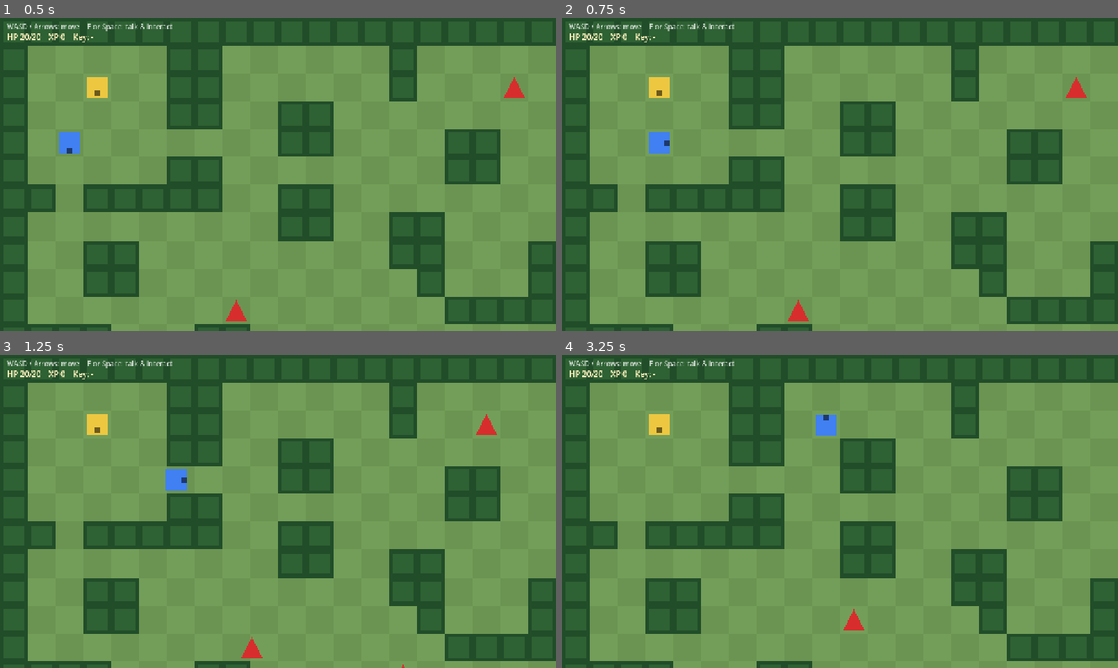
Above: before the commit, frames 1-4 (two rows, left to right).
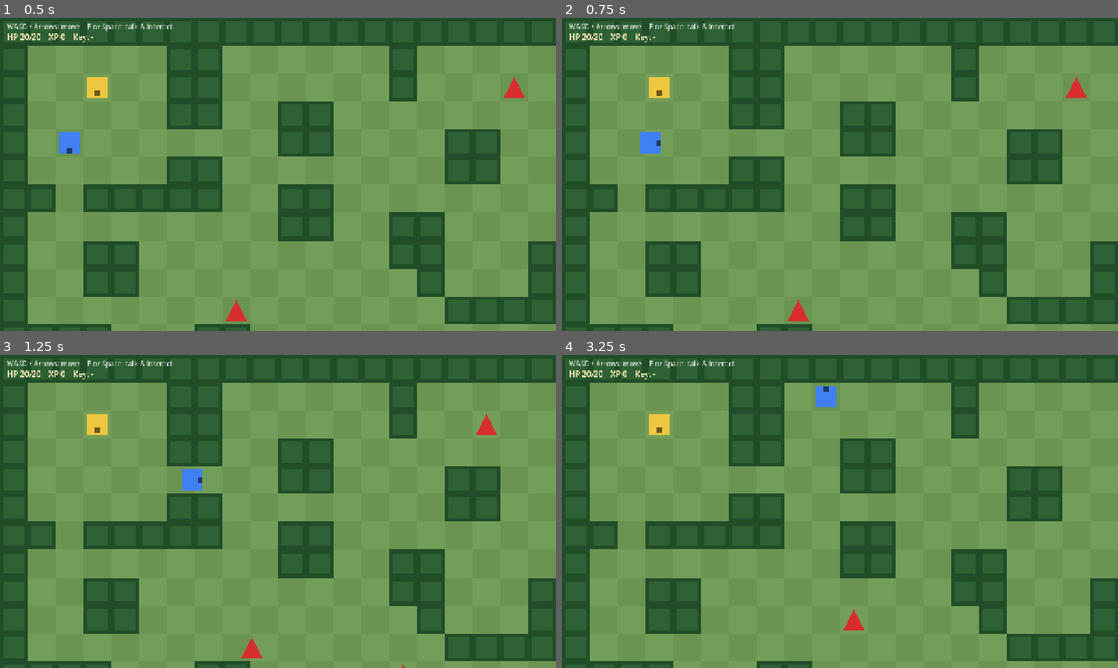
Above: after the commit, the same moments.

Repository: KaydenClark/Dungeon_Friends_Game
Game: Godot game, scene res://scenes/main.tscn
The game is run twice, just before and just after one commit, with the same random seed, the same clock (stepped at 60 frames per second) and the same inputs.
Inputs:
- Up to frame 1 (0.5 s): no input
- Up to frame 2 (0.75 s): tap Enter (confirm) at 0.5 s; hold D (move_right) from 0.53 s (still down); hold Enter (confirm) from 0.53 s (still down)
- Up to frame 3 (1.25 s): keep holding D (move_right); keep holding Enter (confirm)
- Up to frame 4 (3.25 s): release D (move_right) at 1.28 s; release Enter (confirm) at 1.28 s; hold S (move_down) 1.28-2.03 s; tap E (interact) at 1.35, 2.85 s; hold D (move_right) 2.03-2.78 s; hold Enter (confirm) 2.03-2.78 s; hold W (move_up) from 2.78 s (still down)

Frame 1 is identical in both runs. In frame 2, 0.2% of the frame differs, in the area x 14-20%, y 36-44%; in frame 3, 0.4%; in frame 4, 0.5%, in the area x 45-50%, y 10-26%.

Commit message:
T-021: movement feel rework (turn-in-place, seamless hold-walk, last-pressed-wins)
Pure _movement_intent state machine in player.gd: hold matures through the
move tween (no 0.2s dead stop), tap turns in place before stepping, direction
stack rolls between held keys, same-direction presses buffer through a tween.
Tap = exactly one step (B-04) now unit-tested. New test_player_movement suite
(12 tests, 27 checks); unit tests 3/3 PASS, smoke test 5/5 PASS (34/34).

Co-Authored-By: Claude Opus 4.8 <noreply@anthropic.com>

Diff:
--- a/game/scripts/overworld/player.gd
+++ b/game/scripts/overworld/player.gd
@@ -2,16 +2,44 @@
 extends GridActor
 ## Player-controlled grid actor with camera follow. Input comes exclusively
 ## from the Input Map actions (see /BLUEPRINT.md -> Commands).
+##
+## Feel model (T-021, 2026-07-06 - see /BLUEPRINT.md -> Core Logic, feel bar):
+## grid-locked but never *feels* locked, the Zelda/Pokemon standard.
+## - Tap toward a new direction: turn in place (face it, no step).
+## - Hold past TURN_DELAY: take the first step, then walk continuously.
+## - Tap in the faced direction: exactly one step (B-04 stays fixed).
+## - Hold in the faced direction: one step, a short beat, then continuous.
+## - While walking, direction changes are seamless (no turn pause, no gap).
+## - Last-pressed direction wins (pressing right while holding up goes right),
+##   and releasing it falls back to whatever is still held.
+## The step decision lives in _movement_intent(), a pure function of
+## (direction, delta) plus actor state, so the unit suite drives the real path.
 
-## Delayed-auto-shift: after the first step, a held direction must be held this
-## much longer (on top of the move tween) before it starts repeating. Keeps a
-## tap to exactly one cell while still allowing hold-to-walk.
+## Total hold time (from press, *including* the move tween) before auto-walk
+## engages. Anything shorter reads as a tap = exactly one step. The move tween
+## is 0.12s, so the visible stationary beat after a held first step is
+## MOVE_REPEAT_DELAY - 0.12 = ~0.08s - the deliberate tap/hold discriminator.
 const MOVE_REPEAT_DELAY := 0.2
+## Facing a new direction pauses this long before the first step (turn-in-
+## place). Consumed concurrently with the hold, so a turn that becomes a walk
+## has no extra stationary beat after its first step.
+const TURN_DELAY := 0.1
+
+const DIR_ACTIONS := {
+	"move_up": Vector2i.UP,
+	"move_down": Vector2i.DOWN,
+	"move_left": Vector2i.LEFT,
+	"move_right": Vector2i.RIGHT,
+}
 
 var camera: Camera2D
 var _hold_dir := Vector2i.ZERO
 var _hold_time := 0.0
 var _repeating := false
+var _turn_pause := 0.0
+var _buffered_step := false
+## Held directions in press order; the most recent press is authoritative.
+var _pressed_stack: Array[Vector2i] = []
 
 
 func _ready() -> void:
@@ -40,41 +68,85 @@
 				and Time.get_ticks_msec() - SceneManager.last_ui_close_ms >= 250:
 			interact()
 		return
-	if moving:
-		return
+	if _movement_intent(dir, delta):
+		try_step(dir)
+
+
+## The whole tap/turn/hold/walk state machine, kept free of Input and tween
+## calls so tests can drive it deterministically. Returns true when a step
+## should be attempted this frame; mutates hold state (and facing, for
+## turn-in-place) as a side effect.
+func _movement_intent(dir: Vector2i, delta: float) -> bool:
+	if dir == Vector2i.ZERO:
+		_reset_hold()
+		return false
 	if dir != _hold_dir:
-		# Fresh press (or a direction change): always exactly one step.
+		# Fresh press or direction change.
 		_hold_dir = dir
 		_hold_time = 0.0
-		_repeating = false
-		try_step(dir)
-	elif _repeating:
-		# Auto-repeat engaged: step at the move-tween cadence.
-		try_step(dir)
-	else:
-		# Same direction still held but not yet repeating: wait out the delay.
-		_hold_time += delta
-		if _hold_time >= MOVE_REPEAT_DELAY:
-			_repeating = true
-			try_step(dir)
+		_buffered_step = false
+		if _repeating:
+			# Already auto-walking: change direction seamlessly - no turn
+			# pause, no repeat re-arm, next step fires as soon as we can move.
+			_hold_time = MOVE_REPEAT_DELAY
+			_turn_pause = 0.0
+			return not moving
+		if dir != facing:
+			# Turn in place: face the new direction now; the first step only
+			# happens if the press outlives TURN_DELAY.
+			set_facing(dir)
+			_turn_pause = TURN_DELAY
+			return false
+		_turn_pause = 0.0
+		if moving:
+			# Fresh press in the faced direction while a step is finishing:
+			# buffer it so the step lands the moment the tween ends.
+			_buffered_step = true
+			return false
+		return true
+	# Direction unchanged: the hold matures even while the move tween runs, so
+	# hold-to-walk has no stationary re-arm gap between steps.
+	_hold_time += delta
+	if moving:
+		return false
+	if _turn_pause > 0.0:
+		_turn_pause -= delta
+		if _turn_pause > 0.0:
+			return false
+		return true
+	if _buffered_step:
+		_buffered_step = false
+		return true
+	if _repeating:
+		return true
+	if _hold_time >= MOVE_REPEAT_DELAY:
+		_repeating = true
+		return true
+	return false
 
 
+## Last-pressed-wins direction read. Newly held actions append to the stack;
+## released ones drop out, so rolling from one key to another (or releasing
+## back to an earlier held key) always moves the way the hands expect.
 func _read_dir() -> Vector2i:
-	if Input.is_action_pressed("move_up"):
-		return Vector2i.UP
-	if Input.is_action_pressed("move_down"):
-		return Vector2i.DOWN
-	if Input.is_action_pressed("move_left"):
-		return Vector2i.LEFT
-	if Input.is_action_pressed("move_right"):
-		return Vector2i.RIGHT
-	return Vector2i.ZERO
+	for action: String in DIR_ACTIONS:
+		var dir: Vector2i = DIR_ACTIONS[action]
+		if Input.is_action_pressed(action):
+			if not _pressed_stack.has(dir):
+				_pressed_stack.append(dir)
+		else:
+			_pressed_stack.erase(dir)
+	if _pressed_stack.is_empty():
+		return Vector2i.ZERO
+	return _pressed_stack.back()
 
 
 func _reset_hold() -> void:
 	_hold_dir = Vector2i.ZERO
 	_hold_time = 0.0
 	_repeating = false
+	_turn_pause = 0.0
+	_buffered_step = false
 
 
 func interact() -> void:
--- a/game/tests/run_tests.gd
+++ b/game/tests/run_tests.gd
@@ -18,6 +18,7 @@
 	"res://tests/test_scene_manager.gd",
 	"res://tests/test_enemy_ai.gd",
 	"res://tests/test_dialogue_cooldown.gd",
+	"res://tests/test_player_movement.gd",
 ]
 
 
--- /dev/null
+++ b/game/tests/test_player_movement.gd
@@ -0,0 +1,162 @@
+extends "res://tests/gd_test.gd"
+## Unit tests for the T-021 movement-feel state machine
+## (Player._movement_intent) and the last-pressed-wins direction read
+## (Player._read_dir). The intent function is a pure function of
+## (direction, delta) plus actor state - no Input, no tweens - so these run
+## the real shipped path deterministically with hand-fed deltas.
+##
+## The player is instantiated bare (never added to the tree), so _ready()
+## never runs: no camera, no body - just the movement logic under test.
+
+const FRAME := 1.0 / 60.0
+
+
+func _bare_player() -> Player:
+	var p: Player = Player.new()
+	# Never added to the tree: _process/_ready stay quiet; facing defaults DOWN.
+	return p
+
+
+## Feed the intent function a held direction for `seconds`, returning how many
+## step requests it produced. Simulates the tween by holding `moving` true for
+## `move_time` after each granted step, maturing the hold through it exactly
+## like _process does in real frames.
+func _run_hold(p: Player, dir: Vector2i, seconds: float) -> int:
+	var steps := 0
+	var t := 0.0
+	var move_left := 0.0
+	while t < seconds:
+		p.moving = move_left > 0.0
+		if p._movement_intent(dir, FRAME):
+			steps += 1
+			move_left = p.move_time
+		elif move_left > 0.0:
+			move_left -= FRAME
+		t += FRAME
+	p.moving = false
+	return steps
+
+
+func test_tap_in_faced_direction_steps_immediately() -> void:
+	var p := _bare_player()
+	ok(p._movement_intent(Vector2i.DOWN, FRAME), "tap toward facing steps on the first frame")
+	p.free()
+
+
+func test_tap_in_new_direction_only_turns() -> void:
+	var p := _bare_player()
+	not_ok(p._movement_intent(Vector2i.LEFT, FRAME), "tap toward a new direction does not step")
+	eq(p.facing, Vector2i.LEFT, "but it does turn the player to face it")
+	p._movement_intent(Vector2i.ZERO, FRAME)   # release before TURN_DELAY
+	not_ok(p._movement_intent(Vector2i.ZERO, FRAME), "nothing steps after the release")
+	eq(p.facing, Vector2i.LEFT, "facing sticks after a turn-only tap")
+	p.free()
+
+
+func test_held_new_direction_steps_after_turn_delay() -> void:
+	var p := _bare_player()
+	var stepped := false
+	var t := 0.0
+	while t < p.TURN_DELAY + 3 * FRAME:
+		if p._movement_intent(Vector2i.LEFT, FRAME):
+			stepped = true
+			break
+		t += FRAME
+	ok(stepped, "holding a new direction steps once TURN_DELAY elapses")
+	ok(t >= p.TURN_DELAY - 2 * FRAME, "but not before the turn pause matures")
+	p.free()
+
+
+func test_tap_is_exactly_one_step() -> void:
+	var p := _bare_player()
+	# Tap = press for less than MOVE_REPEAT_DELAY, in the faced direction.
+	var steps := _run_hold(p, Vector2i.DOWN, p.MOVE_REPEAT_DELAY - 2 * FRAME)
+	p._movement_intent(Vector2i.ZERO, FRAME)   # release
+	eq(steps, 1, "a tap produces exactly one step (B-04 contract)")
+	p.free()
+
+
+func test_hold_in_faced_direction_walks_continuously() -> void:
+	var p := _bare_player()
+	# 1 second of holding: first step at t=0, repeat engages at 0.2s, then one
+	# step per move_time (0.15 default here since _ready never ran).
+	var steps := _run_hold(p, Vector2i.DOWN, 1.0)
+	ok(steps >= 5, "a 1s hold walks continuously (got %d steps)" % steps)
+	ok(p._repeating, "auto-walk state is engaged")
+	p.free()
+
+
+func test_no_stationary_gap_between_repeat_steps() -> void:
+	var p := _bare_player()
+	_run_hold(p, Vector2i.DOWN, 0.5)   # get into repeat mode
+	ok(p._repeating, "precondition: repeating")
+	# The frame a move ends, the very next intent call must step again.
+	p.moving = false
+	ok(p._movement_intent(Vector2i.DOWN, FRAME), "next step fires immediately after a move ends")
+	p.free()
+
+
+func test_turn_then_walk_has_no_second_pause() -> void:
+	var p := _bare_player()
+	# Hold LEFT through the turn pause and first step; by the time that first
+	# step's tween has run, the hold (turn + tween time) exceeds
+	# MOVE_REPEAT_DELAY, so the walk chains with no extra stationary beat.
+	var t := 0.0
+	while not p._movement_intent(Vector2i.LEFT, FRAME):
+		t += FRAME
+	# Simulate the first step's tween maturing the hold.
+	p.moving = true
+	var tween := 0.0
+	while tween < 0.12:
+		p._movement_intent(Vector2i.LEFT, FRAME)
+		tween += FRAME
+	p.moving = false
+	ok(p._movement_intent(Vector2i.LEFT, FRAME), "step chains immediately after a turn-then-walk")
+	p.free()
+
+
+func test_direction_change_while_walking_is_seamless() -> void:
+	var p := _bare_player()
+	_run_hold(p, Vector2i.DOWN, 0.5)   # walking down
+	ok(p._repeating, "precondition: repeating")
+	p.moving = false
+	ok(p._movement_intent(Vector2i.RIGHT, FRAME), "direction change mid-walk steps with no turn pause")
+	ok(p._repeating, "auto-walk survives the direction change")
+	p.free()
+
+
+func test_fresh_press_during_move_is_buffered() -> void:
+	var p := _bare_player()
+	p.set_facing(Vector2i.DOWN)
+	p.moving = true   # a step is in flight
+	not_ok(p._movement_intent(Vector2i.DOWN, FRAME), "no step while the tween runs")
+	ok(p._buffered_step, "the faced-direction press is buffered")
+	p.moving = false
+	ok(p._movement_intent(Vector2i.DOWN, FRAME), "buffered step lands the frame the move ends")
+	p.free()
+
+
+func test_release_resets_all_hold_state() -> void:
+	var p := _bare_player()
+	_run_hold(p, Vector2i.DOWN, 0.5)
+	p._movement_intent(Vector2i.ZERO, FRAME)
+	not_ok(p._repeating, "release disengages auto-walk")
+	eq(p._hold_dir, Vector2i.ZERO, "hold direction cleared")
+	eq(p._hold_time, 0.0, "hold timer cleared")
+	p.free()
+
+
+func test_read_dir_last_pressed_wins_with_rollover() -> void:
+	var p := _bare_player()
+	Input.action_release("move_up")
+	Input.action_release("move_right")
+	eq(p._read_dir(), Vector2i.ZERO, "no input reads ZERO")
+	Input.action_press("move_right")
+	eq(p._read_dir(), Vector2i.RIGHT, "single press reads that direction")
+	Input.action_press("move_up")
+	eq(p._read_dir(), Vector2i.UP, "newer press wins over a still-held one")
+	Input.action_release("move_up")
+	eq(p._read_dir(), Vector2i.RIGHT, "releasing the newer key falls back to the held one")
+	Input.action_release("move_right")
+	eq(p._read_dir(), Vector2i.ZERO, "all released reads ZERO")
+	p.free()
Not shown, added: game/tests/test_player_movement.gd.uid
Not shown, changed: RUNBOOK.md
Not shown, changed: TASKBOARD.md
